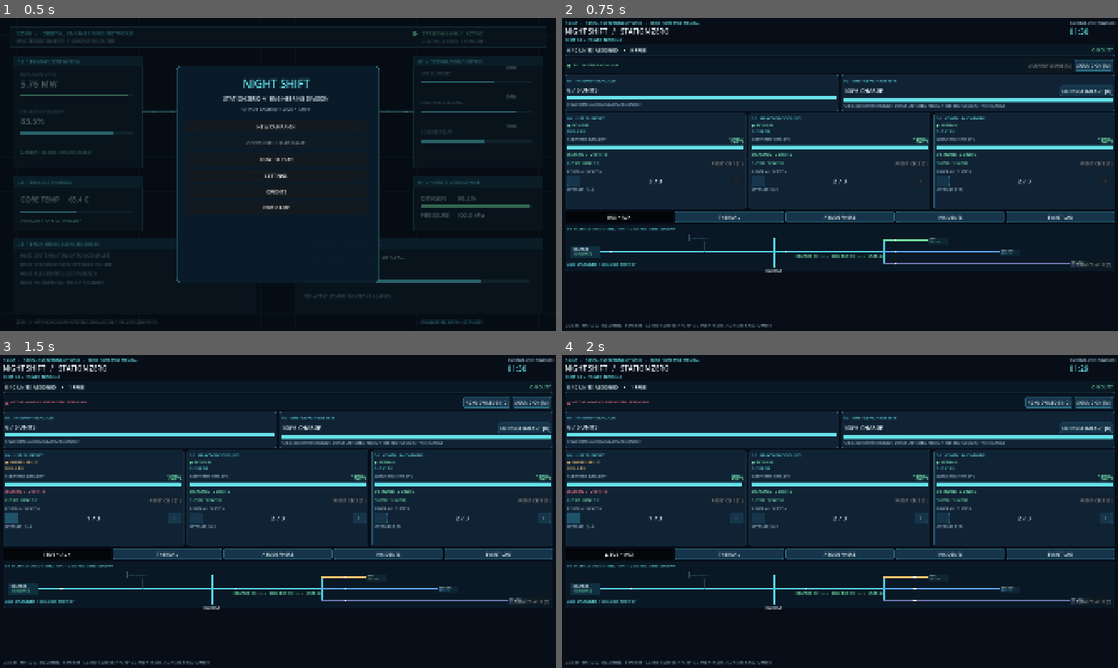
Above: before the commit, frames 1-4 (two rows, left to right).
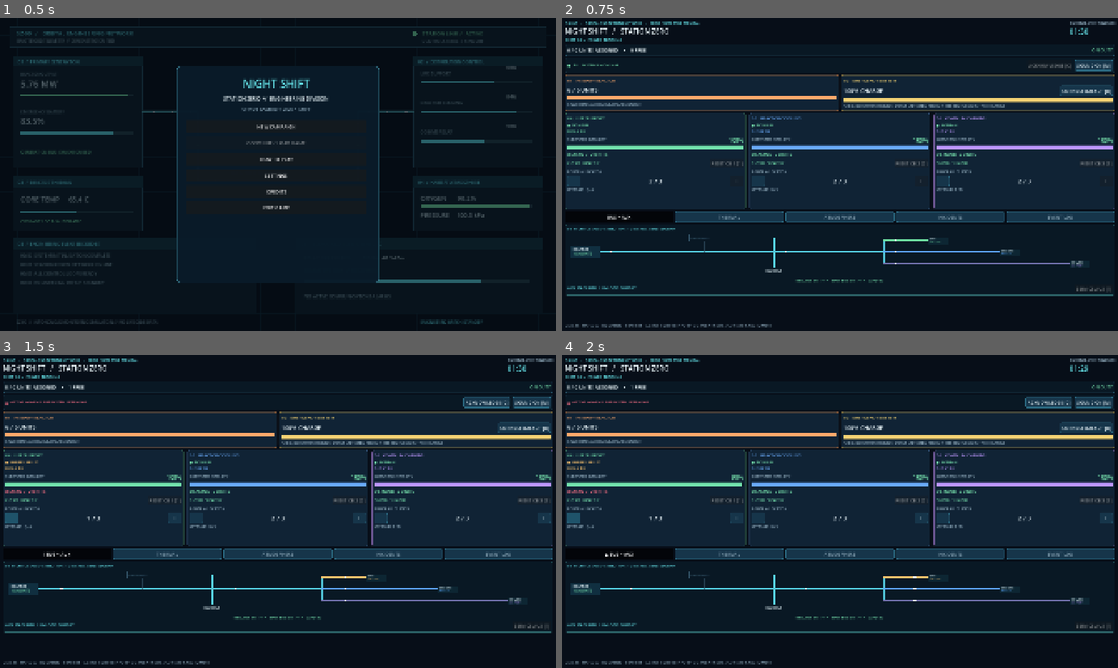
Above: after the commit, the same moments.

Repository: JIGSAW-HJH/GameDev
Game: Godot game, scene res://scenes/main.tscn
The game is run twice, just before and just after one commit, with the same random seed, the same clock (stepped at 60 frames per second) and the same inputs.
Inputs:
- Up to frame 1 (0.5 s): no input
- Up to frame 2 (0.75 s): click "NEW CAMPAIGN" at 0.5 s
- Up to frame 3 (1.5 s): click "−" at 1.25 s
- Up to frame 4 (2 s): no input

Frame 1 is identical in both runs. In frame 2, 5.1% of the frame differs, in the area x 0-100%, y 18-89%; in frame 3, 5.1%; in frame 4, 5.1%.

Commit message:
V1.2.1 add color-coded SCADA subsystems and allocate more space to line diagram

Diff:
--- a/NightShift-StationZero/scripts/main.gd
+++ b/NightShift-StationZero/scripts/main.gd
@@ -25,6 +25,11 @@
 const GREEN := Color("#77e3ae")
 const AMBER := Color("#ffc56e")
 const RED := Color("#ff7187")
+const COOL_BLUE := Color("#69aafa")
+const LIFE_TEAL := Color("#72e2ad")
+const COMMS_VIOLET := Color("#bd97ff")
+const REACTOR_ORANGE := Color("#ffa96b")
+const BATTERY_GOLD := Color("#f4d374")
 
 var power: Array[int] = [2, 2, 2]
 var demand: Array[int] = [2, 2, 2]
@@ -458,8 +463,10 @@
     budget_label.text = "%d / %d UNITS ASSIGNED    •    %d FREE" % [allocated, capacity, maxi(0, capacity - allocated)]
     reactor_label.text = "%d / 6 UNITS" % reactor_output
     reactor_bar.value = reactor_output
+    _set_bar_accent(reactor_bar, AMBER if reactor_output < REACTOR_NOMINAL else REACTOR_ORANGE)
     battery_label.text = "%d%% CHARGE" % int(ceil(battery_charge))
     battery_bar.value = battery_charge
+    _set_bar_accent(battery_bar, RED if battery_charge <= 20.0 else BATTERY_GOLD)
     battery_button.text = "DISCONNECT BACKUP [B]" if battery_enabled else "CONNECT BACKUP [B]"
     battery_button.disabled = finished or (battery_charge <= 0.0 and not battery_enabled)
     bus_label.text = "REACTOR  %dU   > > >   MAIN BUS  %dU   > > >   LOAD  %dU" % [reactor_output, capacity, allocated]
@@ -519,10 +526,11 @@
         demand_labels[i].text = "DEMAND  %d UNITS" % demand[i]
         integrity_labels[i].text = "%d%%" % int(ceil(integrity[i]))
         integrity_bars[i].value = integrity[i]
+        _set_bar_accent(integrity_bars[i], RED if integrity[i] <= 30.0 else (AMBER if integrity[i] <= 60.0 else [LIFE_TEAL, COOL_BLUE, COMMS_VIOLET][i]))
         line_labels[i].text = "BUS %s  %dU" % [["A", "B", "C"][i], power[i]]
         var okay: bool = power[i] >= demand[i] and not breakers_tripped[i]
         demand_labels[i].add_theme_color_override("font_color", GREEN if okay else RED)
-        line_labels[i].add_theme_color_override("font_color", CYAN if okay else AMBER)
+        line_labels[i].add_theme_color_override("font_color", [LIFE_TEAL, COOL_BLUE, COMMS_VIOLET][i] if okay else AMBER)
         integrity_labels[i].add_theme_color_override("font_color", GREEN if integrity[i] > 60.0 else (AMBER if integrity[i] > 30.0 else RED))
         subsystem_leds[i].text = "●  BREAKER TRIPPED" if breakers_tripped[i] else ("●  NOMINAL" if okay else "●  UNDERSUPPLIED")
         subsystem_leds[i].add_theme_color_override("font_color", RED if breakers_tripped[i] else (GREEN if okay else AMBER))
@@ -552,6 +560,18 @@
     style.set_content_margin_all(8)
     p.add_theme_stylebox_override("panel", style)
     return p
+
+func _style_panel_accent(panel: PanelContainer, accent: Color) -> void:
+    var border_style := panel.get_theme_stylebox("panel").duplicate() as StyleBoxFlat
+    border_style.border_color = accent.darkened(0.43)
+    border_style.set_border_width_all(2)
+    panel.add_theme_stylebox_override("panel", border_style)
+
+func _set_bar_accent(bar: ProgressBar, accent: Color) -> void:
+    var fill_style := StyleBoxFlat.new()
+    fill_style.bg_color = accent
+    fill_style.set_corner_radius_all(3)
+    bar.add_theme_stylebox_override("fill", fill_style)
 
 func _vbox(separation: int = 12) -> VBoxContainer:
     var v := VBoxContainer.new()
@@ -618,12 +638,13 @@
             break
     tab_alarm_flags = [bus_fault or power_fault, thermal_fault, atmospheric_fault, incident_fault, false]
     var names := ["BUS + AUX", "THERMAL", "ATMOSPHERE", "INCIDENTS", "EVENT LOG"]
+    var tab_accents := [CYAN, REACTOR_ORANGE, LIFE_TEAL, AMBER, COMMS_VIOLET]
     for i in range(5):
         var attention: bool = tab_alarm_flags[i]
         var blink: bool = fposmod(tab_flash_clock, 1.0) < 0.5
         var prefix: String = "▲ " if attention and blink else ("! " if attention else "")
         detail_buttons[i].text = prefix + names[i]
-        detail_buttons[i].add_theme_color_override("font_color", RED if attention and blink else (CYAN if i == active_detail_tab else TEXT))
+        detail_buttons[i].add_theme_color_override("font_color", RED if attention and blink else (tab_accents[i] if i == active_detail_tab else MUTED))
         detail_buttons[i].button_pressed = i == active_detail_tab
 
 func _build_ui() -> void:
@@ -683,22 +704,25 @@
     root.add_child(power_row)
     var reactor_panel := _panel()
     reactor_panel.size_flags_horizontal = Control.SIZE_EXPAND_FILL
+    _style_panel_accent(reactor_panel, REACTOR_ORANGE)
     power_row.add_child(reactor_panel)
     var reactor_stack := _vbox(8)
     reactor_panel.add_child(reactor_stack)
-    reactor_stack.add_child(_label("01   PRIMARY REACTOR", 15, CYAN))
+    reactor_stack.add_child(_label("01   PRIMARY REACTOR", 15, REACTOR_ORANGE))
     reactor_label = _label("6 / 6 UNITS", 20)
     reactor_stack.add_child(reactor_label)
     reactor_bar = _bar(6.0, 6.0)
     reactor_stack.add_child(reactor_bar)
+    _set_bar_accent(reactor_bar, REACTOR_ORANGE)
     reactor_stack.add_child(_label("FAULT EVENTS CAN REDUCE AVAILABLE OUTPUT", 11, MUTED))
 
     var battery_panel := _panel()
     battery_panel.size_flags_horizontal = Control.SIZE_EXPAND_FILL
+    _style_panel_accent(battery_panel, BATTERY_GOLD)
     power_row.add_child(battery_panel)
     var battery_stack := _vbox(7)
     battery_panel.add_child(battery_stack)
-    battery_stack.add_child(_label("02   EMERGENCY BATTERY", 15, CYAN))
+    battery_stack.add_child(_label("02   EMERGENCY BATTERY", 15, BATTERY_GOLD))
     var battery_row := _hbox()
     battery_stack.add_child(battery_row)
     battery_label = _label("100% CHARGE", 20)
@@ -709,22 +733,25 @@
     battery_row.add_child(battery_button)
     battery_bar = _bar(100.0, 100.0)
     battery_stack.add_child(battery_bar)
+    _set_bar_accent(battery_bar, BATTERY_GOLD)
     battery_stack.add_child(_label("+2 BUS UNITS WHEN ENABLED  /  DRAINS ONLY WHEN NEEDED  /  FREE REACTOR CAPACITY TO RECHARGE", 11, MUTED))
 
     var systems_row := _hbox(12)
     systems_row.size_flags_vertical = Control.SIZE_EXPAND_FILL
     root.add_child(systems_row)
+    var system_accents := [LIFE_TEAL, COOL_BLUE, COMMS_VIOLET]
     for i in range(3):
         var p := _panel()
+        _style_panel_accent(p, system_accents[i])
         p.size_flags_horizontal = Control.SIZE_EXPAND_FILL
         systems_row.add_child(p)
         var stack := _vbox(5)
         p.add_child(stack)
-        stack.add_child(_label("0%d   %s" % [i + 4, SYSTEMS[i]], 15, CYAN))
+        stack.add_child(_label("0%d   %s" % [i + 4, SYSTEMS[i]], 15, system_accents[i]))
         var led := _label("●  NOMINAL", 12, GREEN)
         stack.add_child(led)
         subsystem_leds.append(led)
-        var line := _label("BUS %s  2U" % ['A', 'B', 'C'][i], 13, CYAN)
+        var line := _label("BUS %s  2U" % ['A', 'B', 'C'][i], 13, system_accents[i])
         stack.add_child(line)
         line_labels.append(line)
         var health_row := _hbox()
@@ -737,6 +764,7 @@
         integrity_labels.append(health)
         var bar := _bar(100.0, 100.0)
         stack.add_child(bar)
+        _set_bar_accent(bar, system_accents[i])
         integrity_bars.append(bar)
         var request := _label("DEMAND  2 UNITS", 16, GREEN)
         stack.add_child(request)
@@ -785,7 +813,7 @@
         detail_buttons.append(tab)
     var detail_host := Control.new()
     detail_host.size_flags_vertical = Control.SIZE_EXPAND_FILL
-    detail_host.custom_minimum_size.y = 146.0
+    detail_host.custom_minimum_size.y = 214.0
     root.add_child(detail_host)
     for i in range(5):
         var page := VBoxContainer.new()
@@ -796,12 +824,13 @@
         page.visible = i == 0
     var bus_panel := _panel(true)
     detail_pages[0].add_child(bus_panel)
+    _style_panel_accent(bus_panel, CYAN)
     var bus_stack := _vbox(4)
     bus_panel.add_child(bus_stack)
     bus_stack.add_child(_label("03   HIGH-VOLTAGE DISTRIBUTION  /  LIVE SINGLE-LINE DIAGRAM", 12, CYAN))
     bus_diagram = Control.new()
     bus_diagram.set_script(load("res://scripts/bus_diagram.gd"))
-    bus_diagram.custom_minimum_size = Vector2(0, 70)
+    bus_diagram.custom_minimum_size = Vector2(0, 153)
     bus_diagram.mouse_filter = Control.MOUSE_FILTER_IGNORE
     bus_stack.add_child(bus_diagram)
     bus_label = _label("", 12, MUTED)
@@ -818,11 +847,12 @@
 
     var thermal_panel := _panel(true)
     detail_pages[1].add_child(thermal_panel)
+    _style_panel_accent(thermal_panel, REACTOR_ORANGE)
     var thermal_stack := _vbox(5)
     thermal_panel.add_child(thermal_stack)
     var thermal_row := _hbox(12)
     thermal_stack.add_child(thermal_row)
-    temperature_label = _label("REACTOR THERMAL CONTROLS  /  UNLOCK SHIFT 09", 14, CYAN)
+    temperature_label = _label("REACTOR THERMAL CONTROLS  /  UNLOCK SHIFT 09", 14, REACTOR_ORANGE)
     temperature_label.size_flags_horizontal = Control.SIZE_EXPAND_FILL
     thermal_row.add_child(temperature_label)
     cooling_pump_button = _button("PUMP LOCKED")
@@ -830,14 +860,16 @@
     thermal_row.add_child(cooling_pump_button)
     temperature_bar = _bar(130.0, reactor_temp_c)
     thermal_stack.add_child(temperature_bar)
+    _set_bar_accent(temperature_bar, REACTOR_ORANGE)
     cooling_tip_label = _label("AUTO / BOOST COOLING CONTROL UNLOCKS AT SHIFT 09", 11, MUTED)
     thermal_stack.add_child(cooling_tip_label)
 
     var atmosphere_panel := _panel(true)
     detail_pages[2].add_child(atmosphere_panel)
+    _style_panel_accent(atmosphere_panel, LIFE_TEAL)
     var atmosphere_stack := _vbox(6)
     atmosphere_panel.add_child(atmosphere_stack)
-    atmosphere_stack.add_child(_label("08   ATMOSPHERIC SYSTEMS / LIFE SUPPORT CONTROL", 13, CYAN))
+    atmosphere_stack.add_child(_label("08   ATMOSPHERIC SYSTEMS / LIFE SUPPORT CONTROL", 13, LIFE_TEAL))
     var atmosphere_top := _hbox(12)
     atmosphere_stack.add_child(atmosphere_top)
     oxygen_label = _label("OXYGEN GENERATOR / UNLOCKS SHIFT 11", 14, CYAN)
@@ -848,6 +880,7 @@
     atmosphere_top.add_child(oxygen_mode_button)
     oxygen_bar = _bar(100.0, 96.0)
     atmosphere_stack.add_child(oxygen_bar)
+    _set_bar_accent(oxygen_bar, LIFE_TEAL)
     var atmosphere_bottom := _hbox(12)
     atmosphere_stack.add_child(atmosphere_bottom)
     pressure_label = _label("PRESSURE MONITOR / UNLOCKS SHIFT 11", 14, CYAN)
@@ -858,11 +891,13 @@
     atmosphere_bottom.add_child(seal_button)
     pressure_bar = _bar(110.0, 101.0)
     atmosphere_stack.add_child(pressure_bar)
+    _set_bar_accent(pressure_bar, COOL_BLUE)
     atmosphere_hint = _label("ATMOSPHERIC SYSTEMS UNLOCK AT SHIFT 11", 11, MUTED)
     atmosphere_stack.add_child(atmosphere_hint)
 
     var incident_panel := _panel(true)
     detail_pages[3].add_child(incident_panel)
+    _style_panel_accent(incident_panel, AMBER)
     var incident_stack := _vbox(6)
     incident_panel.add_child(incident_stack)
     var incident_row := _hbox(10)
@@ -875,10 +910,12 @@
     incident_row.add_child(incident_button)
     incident_progress = _bar(18.0, 0.0)
     incident_stack.add_child(incident_progress)
+    _set_bar_accent(incident_progress, AMBER)
     incident_stack.add_child(_label("SHIFT 13+: ISOLATE MULTI-SYSTEM INCIDENTS WITH [J] BEFORE THEY ESCALATE.", 11, MUTED))
 
     var log_panel := _panel(true)
     detail_pages[4].add_child(log_panel)
+    _style_panel_accent(log_panel, COMMS_VIOLET)
     var log_stack := _vbox(5)
     log_panel.add_child(log_stack)
     log_stack.add_child(_label("ENGINEERING EVENT RECORDER  /  LATEST EVENTS  /  NO SCROLL", 13, CYAN))
